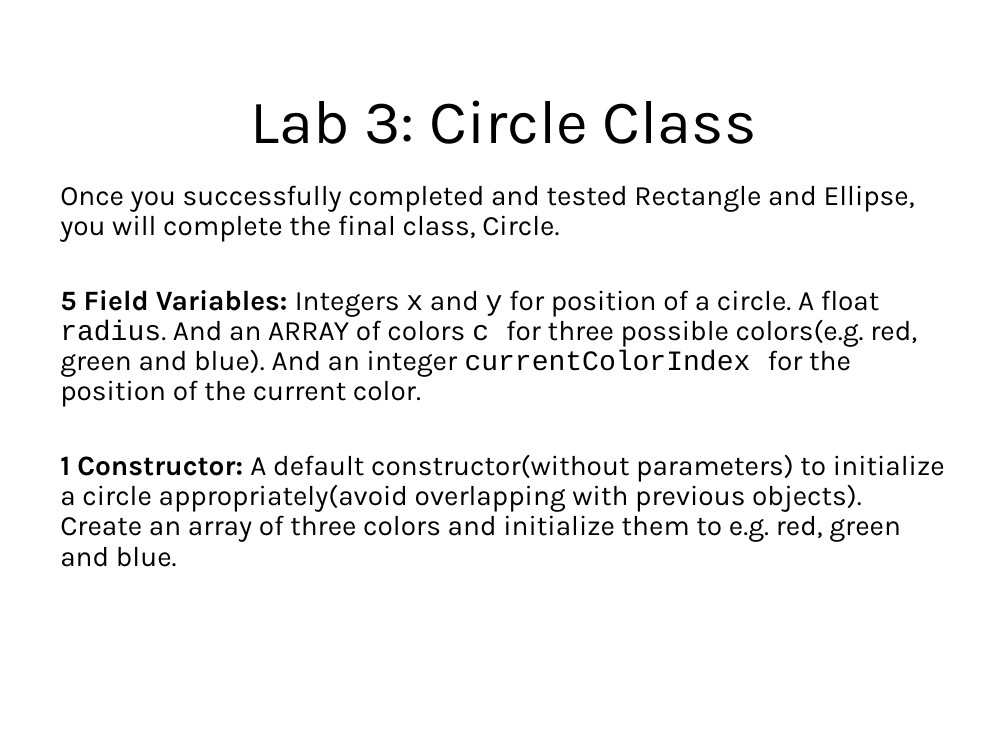
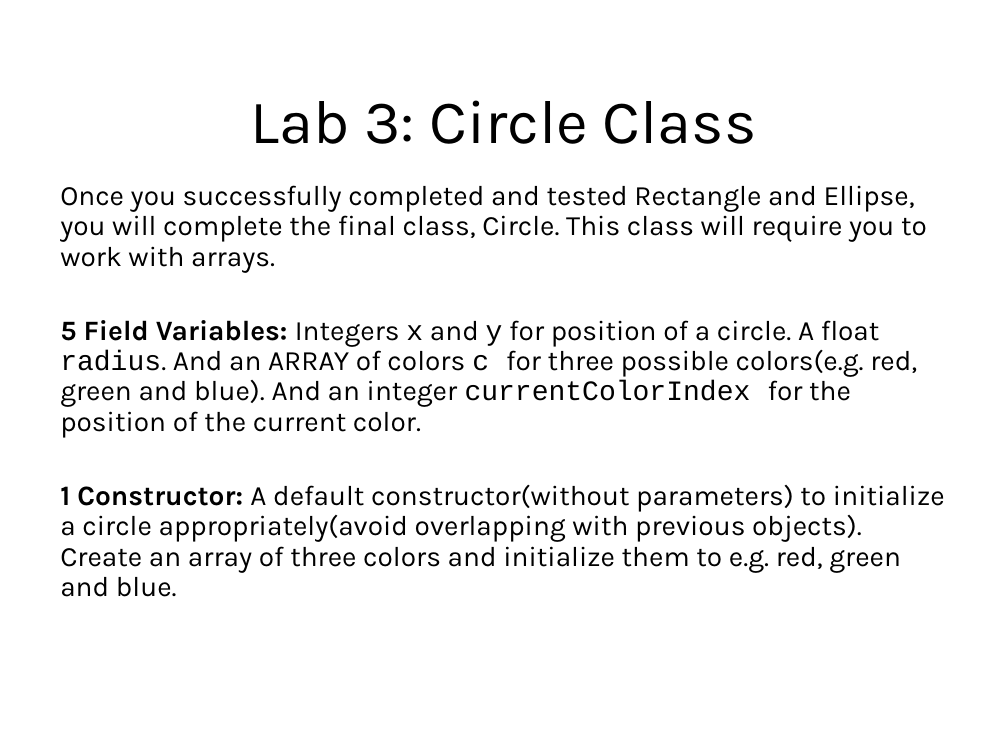
Before and after one commit to LongBaoNguyen/longbaonguyen.github.io, a slide deck: slide 34 of courses/apcsp/lecture11a.ppt. Drawn at 1008x756 pixels with LibreOffice and Linux fonts; fonts in the diff are those of the drawing; background and template pictures are left out. Boxes give left, top, right and bottom in pixels: in the first picture for what was removed or moved away, otherwise in the second. Text is boxed around its words. In the diff, an @@ line names an element or a change of style, - is before the commit and + after.

```diff
--- a/courses/apcsp/lecture11a.ppt
+++ b/courses/apcsp/lecture11a.ppt
@@ text at box(60, 185, 927, 273): text changed @@
-Once you successfully completed and tested Rectangle and Ellipse, you will complete the final class, Circle.
+Once you successfully completed and tested Rectangle and Ellipse, you will complete the final class, Circle. This class will require you to work with arrays.
```
Also in this commit, not shown: 1 other slide changed, 5 other files.
